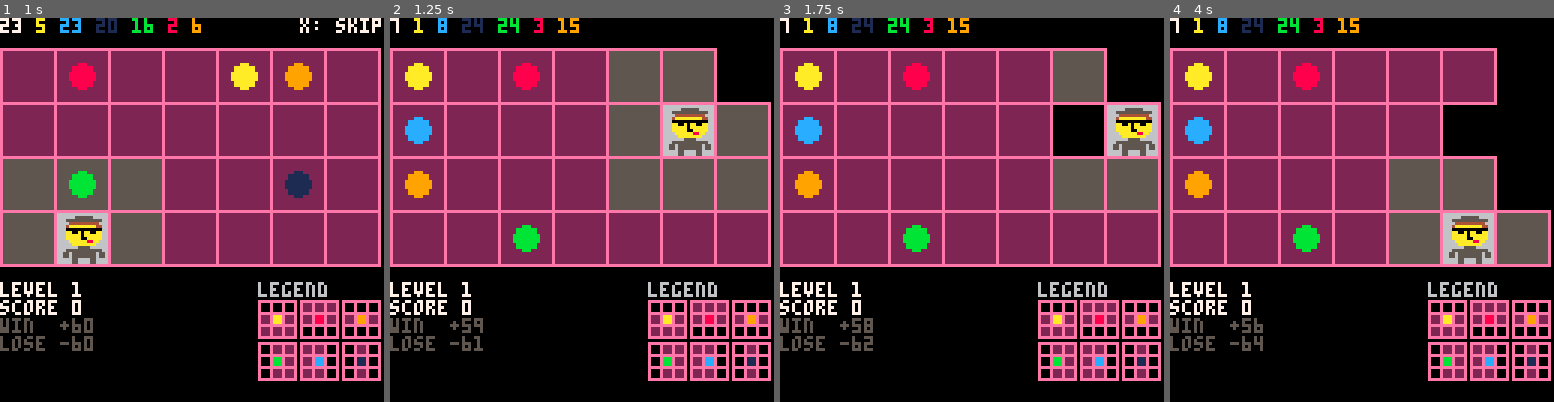
Above: before the commit, frames 1-4 (left to right).
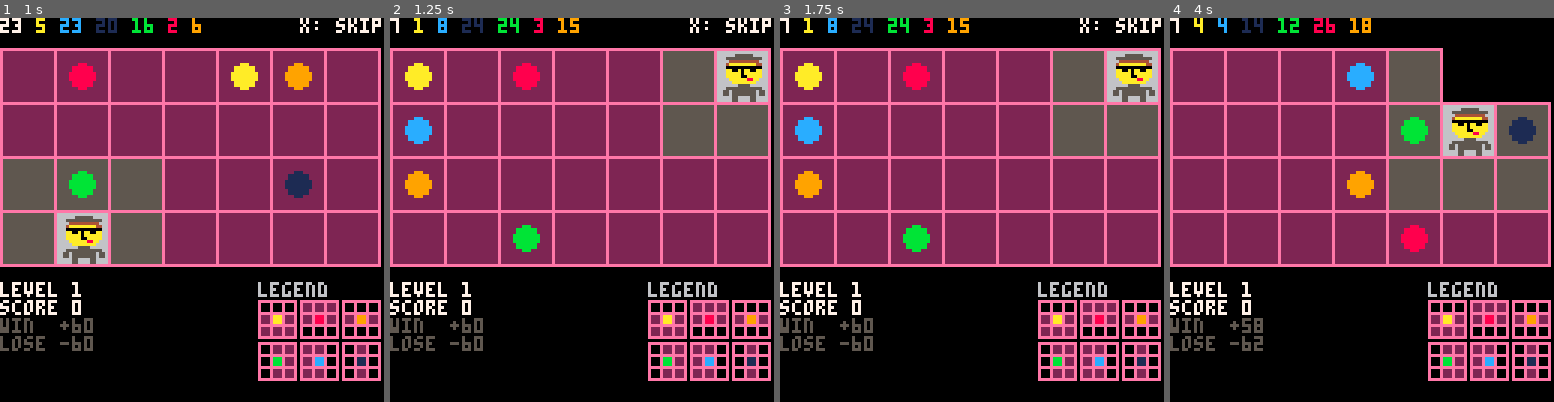
Above: after the commit, the same moments.

Repository: tobiasvl/patrick
Game: PICO-8 cartridge patrick.p8
The game is run twice, just before and just after one commit, with the same random seed, the same clock (stepped at 60 frames per second) and the same inputs.
Inputs (mouse positions are in pixels of both pictures, inside the frame that each line leads up to):
- Up to frame 1 (1 s): tap X (X key) at 0.33 s; click (280, 121) at 0.67 s; tap O (Z key) at 0.7 s
- Up to frame 2 (1.25 s): tap X (X key) at 1.07 s; click (436, 267) at 1.22 s
- Up to frame 3 (1.75 s): hold Right from 1.6 s (still down); tap O (Z key) at 1.7 s
- Up to frame 4 (4 s): click (1277, 114) at 1.77 s; tap X (X key) at 1.85, 2.97 s; release Right at 2.1 s; tap O (Z key) every 0.4 s from 2.1 to 3.7 s; hold Up 2.15-2.42 s; click (1342, 259) at 2.32 s; hold Right 2.47-3.03 s; click (1404, 106) at 2.87 s; hold Left 3.08-3.58 s; click (1465, 256) at 3.42 s; hold Down 3.63-3.97 s; click (1231, 102) at 3.97 s

Frame 1 is identical in both runs. In frame 2, 12% of the frame differs, in the area x 18-100%, y 0-86%; in frame 3, 8.9%; in frame 4, 20%, in the area x 3-100%, y 0-87%.

Commit message:
Fix so keyboard can be used even if mouse is over the board

Diff:
--- a/patrick.p8
+++ b/patrick.p8
@@ -22,7 +22,7 @@
   menu_selection=1
   score=0
   run=0
-  last_mouse=0
+  last_mouse,last_x,last_y=0,0,0
   cartdata("tobiasvl_patrick")
   poke(0x5f2d,1)
   title_dir=true
@@ -79,14 +79,17 @@
     if (button==8) menu_selection=(menu_selection%#menu)+1
     if (button==0x10) menu[menu_selection][1]()
     local x,y=stat(32),stat(33)
-    if x>=47 and x<=69 and y>=30 and y<=34 then
-      menu_selection=1
-    elseif x>=47 and x<=85 and y>=36 and y<=40 then
-      menu_selection=2
-    elseif x>=47 and x<=73 and y>=42 and y<=46 then
-      menu_selection=3
-    elseif x>=47 and x<=77 and y>=48 and y<=52 then
-      menu_selection=4
+    if x!=old_x or y!=old_y or mouse then
+      old_x,old_y=x,y
+      if x>=47 and x<=69 and y>=30 and y<=34 then
+        menu_selection=1
+      elseif x>=47 and x<=85 and y>=36 and y<=40 then
+        menu_selection=2
+      elseif x>=47 and x<=73 and y>=42 and y<=46 then
+        menu_selection=3
+      elseif x>=47 and x<=77 and y>=48 and y<=52 then
+        menu_selection=4
+      end
     end
     if mouse then
       if x>=15 and x<=20 and y>=3 and y<=10 then
@@ -115,9 +118,13 @@
         end
       end
     else
-      local x,y=ceil(stat(32)/18),ceil((stat(33)-10)/18)
-      new_highlight.x=(x==patrick.x-1 or x==patrick.x or x==patrick.x+1) and x or 0
-      new_highlight.y=(y==patrick.y-1 or y==patrick.y or y==patrick.y+1) and y or 0
+      local x,y=stat(32),stat(33)
+      if x!=old_x or y!=old_y or mouse then
+        old_x,old_y=x,y
+        x,y=ceil(x/18),ceil((y-10)/18)
+        new_highlight.x=(x==patrick.x-1 or x==patrick.x or x==patrick.x+1) and x or 0
+        new_highlight.y=(y==patrick.y-1 or y==patrick.y or y==patrick.y+1) and y or 0
+      end
     end
     if get_tile(new_highlight.x,new_highlight.y)>=0 then
       highlight=new_highlight
@@ -249,48 +256,51 @@
     end
     if mouse then
       local x,y=stat(32),stat(33)
-      cell_x,cell_y=ceil(x/18),ceil((y-10)/18)
-      if mouse_pointer!=0 and get_tile(cell_x,cell_y)==-1 then
-        mouse_pointer=0
-      elseif patrick.x==-1 and x>=0 and x<=15 and y>=94 and y<=110 then
-        mouse_pointer=1
-      elseif patrick.x==cell_x and patrick.y==cell_y then
-        patrick={x=-1,y=-1}
-        balls[1].pos=0
-        mouse_pointer=1
-      elseif balls[2].pos==0 and x>=16 and x<=24 and y>=94 and y<=102 then
-        mouse_pointer=2
-      elseif balls[3].pos==0 and x>=26 and x<=34 and y>=94 and y<=102 then
-        mouse_pointer=3
-      elseif balls[4].pos==0 and x>=36 and x<=44 and y>=94 and y<=102 then
-        mouse_pointer=4
-      elseif balls[5].pos==0 and x>=16 and x<=24 and y>=104 and y<=112 then
-        mouse_pointer=5
-      elseif balls[6].pos==0 and x>=26 and x<=34 and y>=104 and y<=112 then
-        mouse_pointer=6
-      elseif balls[7].pos==0 and x>=36 and x<=44 and y>=104 and y<=112 then
-        mouse_pointer=7
-      elseif get_tile(cell_x,cell_y)==0 and mouse_pointer>0 then
-        if mouse_pointer==1 then
-          patrick.x,patrick.y=cell_x,cell_y
-        elseif mouse_pointer>0 then
-          set_tile(cell_x,cell_y,balls[mouse_pointer].id)
-        end
-        balls[mouse_pointer].pos=cell_x+(7*(cell_y-1))
-        mouse_pointer=0
-      elseif get_tile(cell_x,cell_y)>0 then
-        local pick_up=get_tile(cell_x,cell_y)
-        set_tile(cell_x,cell_y,0)
-        balls[pick_up].pos=0
-        if (pick_up==1) patrick.x,patrick.y=-1,-1
-        if mouse_pointer==1 then
-          patrick.x,patrick.y=cell_x,cell_y
+      if old_x!=x or old_y!=y or mouse then
+        old_x,old_y=x,y
+        cell_x,cell_y=ceil(x/18),ceil((y-10)/18)
+        if mouse_pointer!=0 and get_tile(cell_x,cell_y)==-1 then
+          mouse_pointer=0
+        elseif patrick.x==-1 and x>=0 and x<=15 and y>=94 and y<=110 then
+          mouse_pointer=1
+        elseif patrick.x==cell_x and patrick.y==cell_y then
+          patrick={x=-1,y=-1}
+          balls[1].pos=0
+          mouse_pointer=1
+        elseif balls[2].pos==0 and x>=16 and x<=24 and y>=94 and y<=102 then
+          mouse_pointer=2
+        elseif balls[3].pos==0 and x>=26 and x<=34 and y>=94 and y<=102 then
+          mouse_pointer=3
+        elseif balls[4].pos==0 and x>=36 and x<=44 and y>=94 and y<=102 then
+          mouse_pointer=4
+        elseif balls[5].pos==0 and x>=16 and x<=24 and y>=104 and y<=112 then
+          mouse_pointer=5
+        elseif balls[6].pos==0 and x>=26 and x<=34 and y>=104 and y<=112 then
+          mouse_pointer=6
+        elseif balls[7].pos==0 and x>=36 and x<=44 and y>=104 and y<=112 then
+          mouse_pointer=7
+        elseif get_tile(cell_x,cell_y)==0 and mouse_pointer>0 then
+          if mouse_pointer==1 then
+            patrick.x,patrick.y=cell_x,cell_y
+          elseif mouse_pointer>0 then
+            set_tile(cell_x,cell_y,balls[mouse_pointer].id)
+          end
           balls[mouse_pointer].pos=cell_x+(7*(cell_y-1))
-        elseif mouse_pointer>0 then
-          set_tile(cell_x,cell_y,balls[mouse_pointer].id)
-          balls[mouse_pointer].pos=cell_x+(7*(cell_y-1))
-        end
-        mouse_pointer=pick_up
+          mouse_pointer=0
+        elseif get_tile(cell_x,cell_y)>0 then
+          local pick_up=get_tile(cell_x,cell_y)
+          set_tile(cell_x,cell_y,0)
+          balls[pick_up].pos=0
+          if (pick_up==1) patrick.x,patrick.y=-1,-1
+          if mouse_pointer==1 then
+            patrick.x,patrick.y=cell_x,cell_y
+            balls[mouse_pointer].pos=cell_x+(7*(cell_y-1))
+          elseif mouse_pointer>0 then
+            set_tile(cell_x,cell_y,balls[mouse_pointer].id)
+            balls[mouse_pointer].pos=cell_x+(7*(cell_y-1))
+          end
+          mouse_pointer=pick_up
+        end
       end
     end
   end
